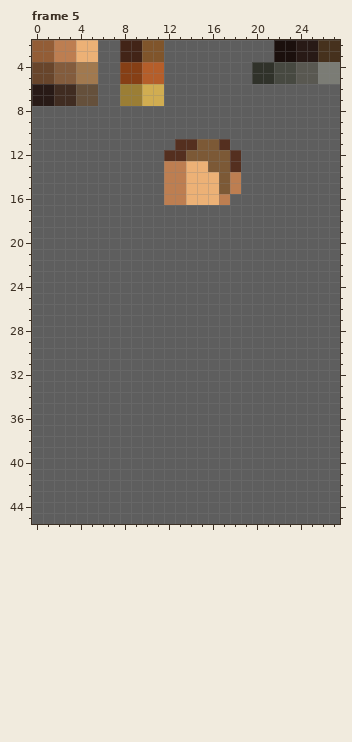
Pixel-art file, stored at Rogue/Sprites/Human/CharacterHuman.aseprite. Above: the version before the commit.
32x46 pixels, 12 frames. Colours within 5 levels of each other are drawn and written as one. Shown: frame 5: x 0..27, y 2..45. The commit also changed other frames or places, which this record leaves out.
Now the later version:
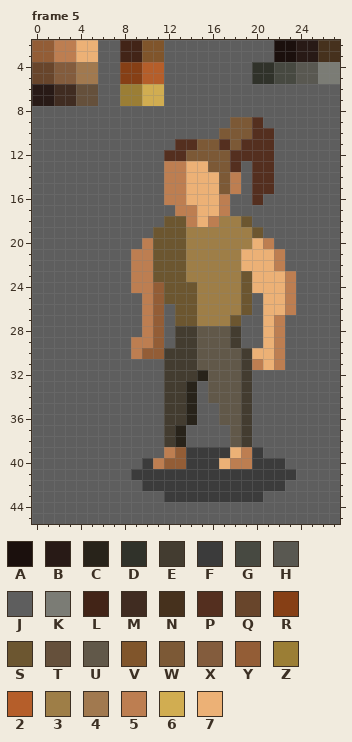
Palette (. is transparent): A #1b100d  B #281a16  C #28231a  D #30322a  E #433c30  F #3b3b3b  G #474941  H #595851  J #5e5e5e  K #7b7c75  L #422417  M #402c21  N #46311d  P #542f1f  Q #68452b  R #863f15  S #6c5630  T #65503b  U #615849  V #80552b  W #7c5936  X #835c3d  Y #935d36  Z #9b7e35  2 #b55e2a  3 #9e7e47  4 #a1794f  5 #bd7e51  6 #d1ad51  7 #ecb176
The exact change:
layer "Shadow" now shown
layer "Back Naked Arm" now shown
layer "Naked Legs & Feet" now shown
layer "Legs" now shown
layer "Naked Torso & Neck" now shown
layer "Torso" now shown
layer "Front Naked Arm" now shown
layer "Female Hair" now shown
Frame 5:
y 9: x 18..20 JJJ -> WWP
y 10: x 17..21 JJJJJ -> WWWPP
y 11: x 18..21 JJJJ -> WPPP
y 12: x 19..21 JJJ -> PPP
y 13..15: x 20..21 JJ -> PP
y 16: x 20 J -> P
y 17: x 13..17 JJJJJ -> 55775
y 18: x 12..19 JJJJJJJJ -> SS57533S
y 19: x 11..20 JJJJJJJJJJ -> SSS333333S
y 20: x 10..21 JJJJJJJJJJJJ -> 5SSS33333375
y 21..22: x 9..22 JJJJJJJJJJJJJJ -> 55SSS333337775
y 23: x 9..23 JJJJJJJJJJJJJJJ -> 55SSS33333S7775
y 24: x 9..23 JJJJJJJJJJJJJJJ -> 55YSSS3333S7775
y 25: x 10..19 JJJJJJJJJJ -> 5YSSS3333S; x 21..23 JJJ -> 775
y 26: x 10..11 JJ -> 5Y; x 13..19 JJJJJJJ -> SS3333S; x 21..23 JJJ -> 775
y 27: x 10..11 JJ -> 5Y; x 13..18 JJJJJJ -> SS333S; x 21..22 JJ -> 75
y 28: x 10..11 JJ -> 5Y; x 13..18 JJJJJJ -> EEUUUE; x 21..22 JJ -> 75
y 29: x 9..11 JJJ -> 55Y; x 13..18 JJJJJJ -> EEUUUE; x 21..22 JJ -> 75
y 30: x 9..22 JJJJJJJJJJJJJJ -> 5YYEEEUUUUE775
y 31: x 12..22 JJJJJJJJJJJ -> EEEUUUUE575
y 32: x 12..19 JJJJJJJJ -> EEECUUUE
y 33..34: x 12..14 JJJ -> EEC; x 16..19 JJJJ -> UUUE
y 35..36: x 12..14 JJJ -> EEC; x 17..19 JJJ -> UUE
y 37..38: x 12..13 JJ -> EC; x 18..19 JJ -> UE
y 39: x 12..20 JJJJJJJJJ -> 5YFFFF75F
y 40: x 10..22 JJJJJJJJJJJJJ -> F5YYFFF755FFF
y 41: x 9..23 JJJJJJJJJJJJJJJ -> FFFFFFFFFFFFFFF
y 42: x 10..22 JJJJJJJJJJJJJ -> FFFFFFFFFFFFF
y 43: x 12..20 JJJJJJJJJ -> FFFFFFFFF
